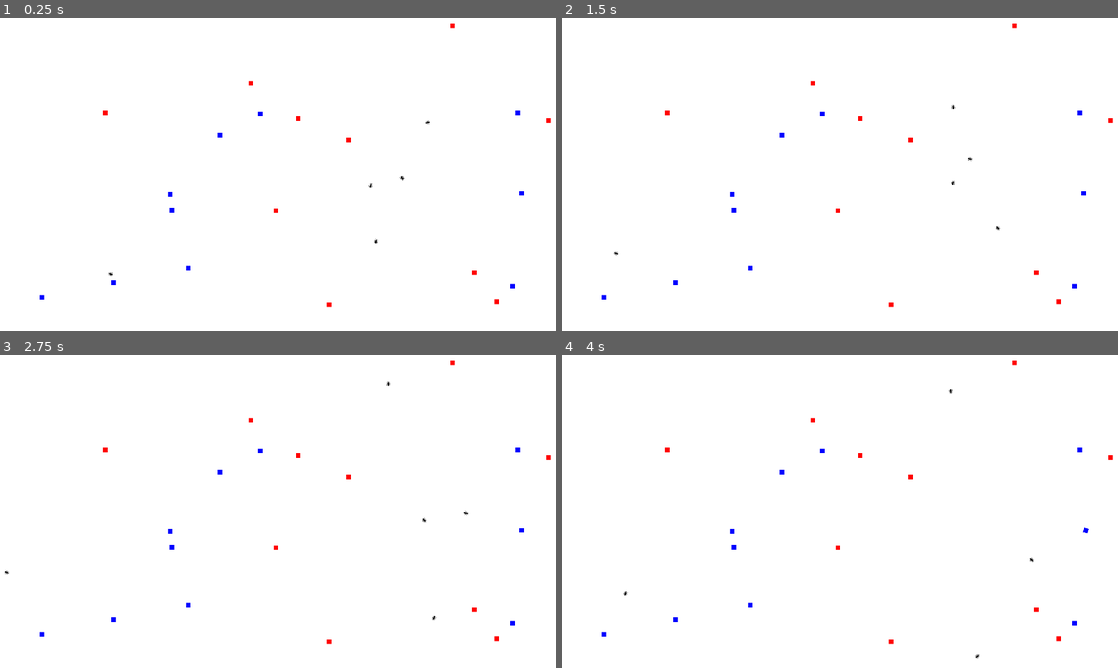
Above: before the commit, frames 1-4 (two rows, left to right).
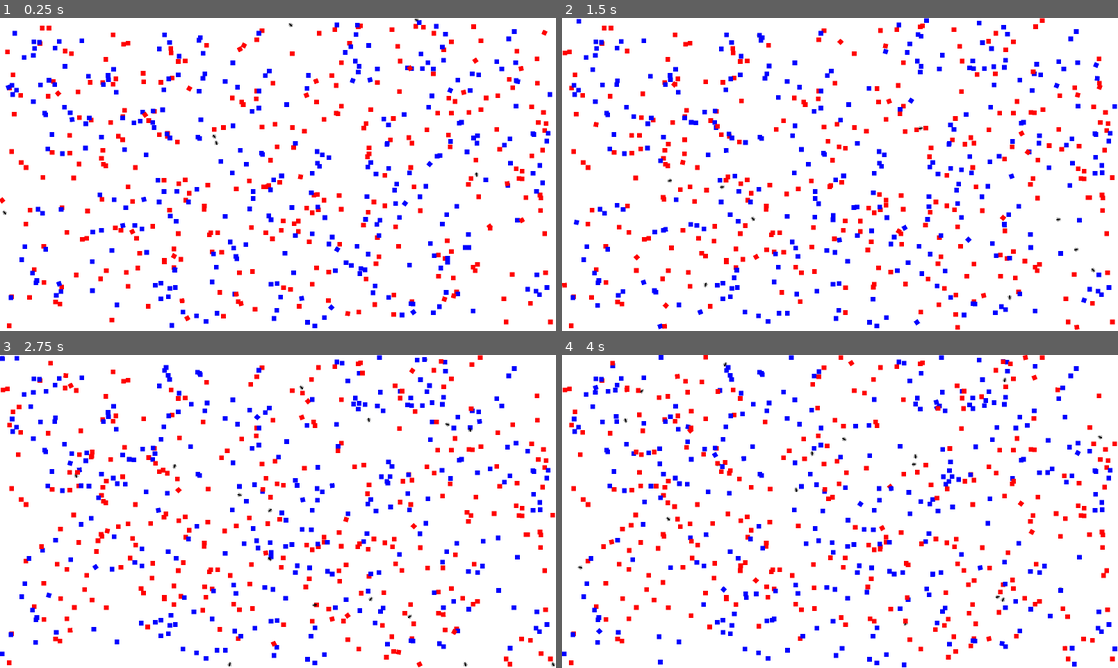
Above: after the commit, the same moments.

Repository: WhitePuppyGD/CollectiveSort
Game: Godot game, scene res://scenes/field.tscn
Two runs of this game, one before a commit and one after it. Both use one fixed random seed, a clock stepped at 60 frames per second and the inputs below.
Inputs:
- Up to frame 1 (0.25 s): no input
- Up to frame 2 (1.5 s): hold Right (ui_right) 0.53-1.28 s; hold Down (ui_down) from 1.28 s (still down)
- Up to frame 3 (2.75 s): release Down (ui_down) at 2.03 s; hold Right (ui_right) from 2.03 s (still down)
- Up to frame 4 (4 s): release Right (ui_right) at 2.78 s; hold Up (ui_up) 2.78-3.53 s; hold Left (ui_left) from 3.53 s (still down)

The runs differ from the first frame. In frame 1, 8.5% of the frame differs, in the area x 0-100%, y 0-100%; in frame 2, 8.5%; in frame 3, 8.6%; in frame 4, 8.6%.
Error after the commit: Invalid assignment of property or key 'position' with value of type 'Vector2' on a base object of type 'Nil'. (res://scenes/ant.gd:106)

Commit message:
Finalement, la gestion du transport du Square en changeant la position dans l'arbre (enfant de Ant) n'est pas du tout efficace. Ce n'est pas comme cela qu'il faut gérer. Je vais tester le transport par un changement de Propriété (collision disabled) et gérer la position directement dans le code

Diff:
--- a/classes/Memory.gd
+++ b/classes/Memory.gd
@@ -16,6 +16,9 @@
 	if _memory.size() > _max_size:
 		_memory.pop_front()
 
+func get_size() -> int:
+	return _max_size
+
 func count_items_of_type(item_type:String) -> int:
 	var cnt = 0
 
--- a/project.godot
+++ b/project.godot
@@ -17,7 +17,7 @@
 
 [display]
 
-window/size/viewport_width=1920
+window/size/viewport_width=1918
 window/size/viewport_height=1080
 window/stretch/mode="viewport"
 
--- a/scenes/ant.gd
+++ b/scenes/ant.gd
@@ -1,16 +1,15 @@
 extends CharacterBody2D
 
 
-var speed = 10000  # Vitesse du personnage en pixels par seconde
+var speed = 200000  # Vitesse du personnage en pixels par seconde
 var carried_object = null
 var carried_object_type = null
 var rng = null
 var memory = null
-var memory_size = 10
+var memory_size = 20
 
 
 func _ready() -> void:
-
 
 	rng = RandomNumber.new()
 	memory = Memory.new(memory_size)
@@ -19,7 +18,21 @@
 	rotation = _get_new_rotation()
 
 func _physics_process(delta: float) -> void:
+
 	move_ahead(delta)
+
+	return
+
+	var input_vector = Vector2.ZERO
+	input_vector.x = Input.get_action_strength("ui_right") - Input.get_action_strength("ui_left")
+	input_vector.y = Input.get_action_strength("ui_down") - Input.get_action_strength("ui_up")
+	input_vector = input_vector.normalized()  # Normalise le vecteur pour une vitesse constante
+
+	velocity = input_vector * speed
+
+	move_and_slide()
+
+	#move_ahead(delta)
 
 func move_ahead(delta) -> void:
 	var direction = Vector2(cos(rotation - PI/2), sin(rotation - PI/2))
@@ -31,35 +44,98 @@
 	if is_on_wall():
 		rotation += PI
 
-	#if carried_object:
-	#	carried_object.position = position
 
 func _get_new_rotation() -> float:
 	return rng.get_randf_range(-PI, PI)
 
-func _pick_square(body: Node2D) -> void:
+func __pick_square(square: Node2D) -> void:
 
 	if carried_object:
 		return
 
-	body.get_parent().remove_child(body)
-	body.position = Vector2.ZERO
-	add_child(body)
-	carried_object_type = body.get_groups()[1]
-	carried_object = body
+	square.get_parent().call_deferred("remove_child", square)
+	square.position = Vector2.ZERO
+	call_deferred("add_child", square)
+	square.get_node("CollisionShape2D").call_deferred("set_disabled", true)
+
+	carried_object_type = square.get_groups()[1]
+	carried_object = square
+
+func _pick_square(square: Node2D) -> void:
+
+	if carried_object:
+		return
+
+	carried_object_type = square.get_groups()[1]
+	carried_object = square
+
+	# Appeler la fonction différée
+	call_deferred("_deferred_pick_square", square)
+
+func _deferred_pick_square(square: Node2D) -> void:
+	if not is_instance_valid(square):
+		print("Erreur : 'square' n'est plus une instance valide.")
+		return
+
+	var parent = square.get_parent()
+	if parent != null:
+		parent.remove_child(square)
+	else:
+		print("Erreur : 'square' n'a pas de parent.")
+
+	add_child(square)
+	square.position = Vector2.ZERO
+
+	var collision_shape = square.get_node("CollisionShape2D")
+	if collision_shape:
+		collision_shape.set_disabled(true)
+	else:
+		print("Erreur : 'CollisionShape2D' introuvable dans 'square'.")
+
 
 func _drop_square() -> void:
+	print("drop : ", carried_object)
+	if carried_object != null and is_instance_valid(carried_object):
+		call_deferred("_deferred_drop_square")
+	else:
+		print("Erreur : 'carried_object' est nul ou invalide.")
+
+func _deferred_drop_square() -> void:
+	print("defered : ", carried_object)
+
+	carried_object.position = position
+
+	if carried_object.has_node("CollisionShape2D"):
+		carried_object.get_node("CollisionShape2D").set_disabled(false)
+	else:
+		print("Erreur : 'carried_object' n'a pas de nœud 'CollisionShape2D'.")
+
+	remove_child(carried_object)
+
+	var parent = get_parent()
+	if parent != null:
+		parent.add_child(carried_object)
+	else:
+		print("Erreur : le nœud courant n'a pas de parent.")
+
+	carried_object = null
+	carried_object_type = null
+
+
+func __drop_square() -> void:
 
 	return
 	#carried_object.collision_layer = 1
 	#carried_object = null
 
 	#print("Drop !")
-	#carried_object.position = position
-	remove_child(carried_object)
-	get_parent().add_child(carried_object)
-	memory.flush()
+	carried_object.position = position
+	carried_object.get_node("CollisionShape2D").call_deferred("set_disabled", false)
+	call_deferred("remove_child", carried_object)
+	get_parent().call_deferred("add_child", carried_object)
+	#memory.flush()
 	carried_object = null
+	carried_object_type = null
 
 
 func _decide_action(object_ant_is_on: Node2D, object_ant_is_on_type: String) -> void:
@@ -76,7 +152,7 @@
 
 		# Si elle a 8 objets de même type dans sa mémoire elle a 80% de drop
 		#if rng.get_randi_range(0, 10) < count_object_types:
-		if rng.get_randi_range(0, 5) > 3:
+		if rng.get_randi_range(0, memory_size) < count_object_types:
 			_drop_square()
 
 	# Si la fourmi ne porte pas d'objet
@@ -86,10 +162,16 @@
 		var count_object_types = memory.count_items_of_type(object_ant_is_on_type)
 
 		# Si elle a 8 objets de même type dans sa mémoire, elle a 20% de pick
-		#if rng.get_randi_range(0, 10) > count_object_types:
-		if rng.get_randi_range(0, 5) < 4:
+		if rng.get_randi_range(0, memory_size) >= count_object_types:
+			#print("Object :", object_ant_is_on_type, " in Memory :", count_object_types)
 			_pick_square(object_ant_is_on)
 
+
+func next_move(square: Node2D) -> void:
+
+	#print("Decide next move from ", square, " with ", self)
+	_decide_action(square, square.get_groups()[1])
+	memory.add(square.get_groups()[1])
 
 
 func _on_timer_timeout() -> void:
@@ -104,25 +186,6 @@
 	#	carried_object = null
 
 
-
-func _on_square_body_entered_signal(emitter: Node2D) -> void:
-	# emitter.get_groups()[1] permet de savoir si le groupe est Red ou Blue
-	# le [0] est le groupe Squares
-
-	#print("Signal received from ", emitter.get_groups()[1])
-
-	#memory.add(emitter.get_groups()[1])
-
-	#_decide_action(emitter, emitter.get_groups()[1])
-
-	#memory.print()
-
-	# print("Position is ", emitter.position)
-	_pick_square(emitter)
-	pass
-
-
-
 func get_size() -> Vector2:
 	return $Sprite2D.texture.get_size() * $Sprite2D.scale
 
--- a/scenes/main.gd
+++ b/scenes/main.gd
@@ -1,8 +1,8 @@
 extends Node2D
 
-@export var nb_red_squares = 10
-@export var nb_blue_squares = 10
-@export var nb_ants = 5
+@export var nb_red_squares = 300
+@export var nb_blue_squares = 300
+@export var nb_ants = 50
 
 
 var rng = null
@@ -21,8 +21,6 @@
 	_create_squares(square_blue_scene, nb_blue_squares)
 
 	_create_ants(ant_scene, nb_ants)
-
-	_connect_signal_between_squares_and_ants()
 
 
 func _create_ants(ant_scene: PackedScene, nb_ants: int):
@@ -53,15 +51,3 @@
 		square.position = Vector2(random_x, random_y)
 
 		add_child(square)
-
-
-# Lorsque l'Ant entre en collision avec le Square
-# Le Square envoie un signal à la Ant, puis c'est l'Ant qui gère ses décisions
-# Cette fonction connecte le signal émis par le Square et reçu par l'Ant
-func _connect_signal_between_squares_and_ants() -> void:
-	var ants = get_tree().get_nodes_in_group("Ants")
-	var squares = get_tree().get_nodes_in_group("Squares")
-
-	for ant in ants:
-		for square in squares:
-			square.connect("body_entered_signal", Callable(ant, "_on_square_body_entered_signal"))
--- a/scenes/square.gd
+++ b/scenes/square.gd
@@ -1,10 +1,11 @@
 extends Area2D
 
-signal body_entered_signal(emitter)
 
 func _on_body_entered(body: Node2D) -> void:
-	emit_signal("body_entered_signal", self)
+	#print("Collision avec : ", body)
 
+	if body.is_in_group("Ants"):
+		body.next_move(self)
 
 
 func get_size() -> Vector2:
--- a/scenes/square.tscn
+++ b/scenes/square.tscn
@@ -18,4 +18,3 @@
 shape = SubResource("RectangleShape2D_f680a")
 
 [connection signal="body_entered" from="." to="." method="_on_body_entered"]
-[connection signal="body_entered_signal" from="." to="." method="_on_body_entered_signal"]
